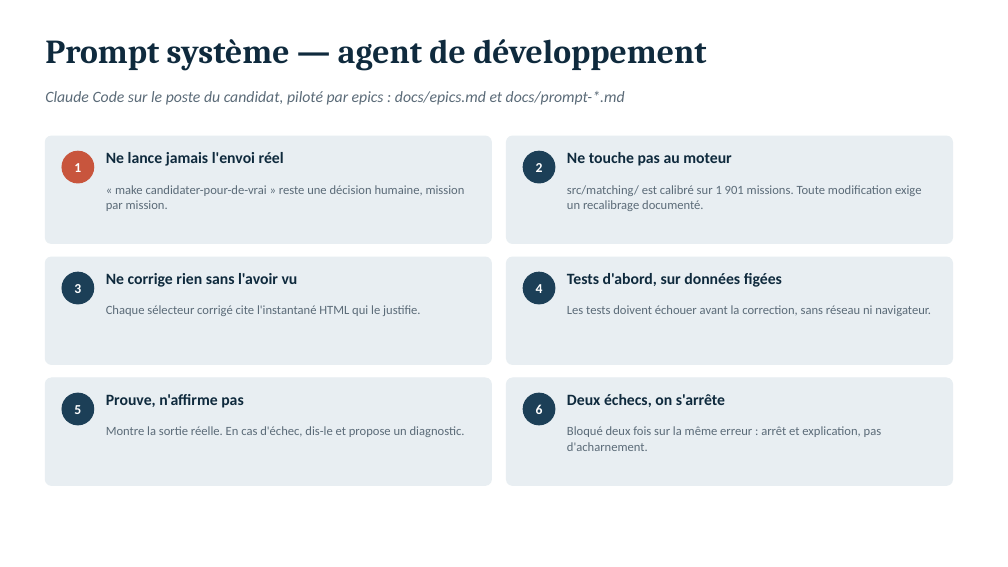
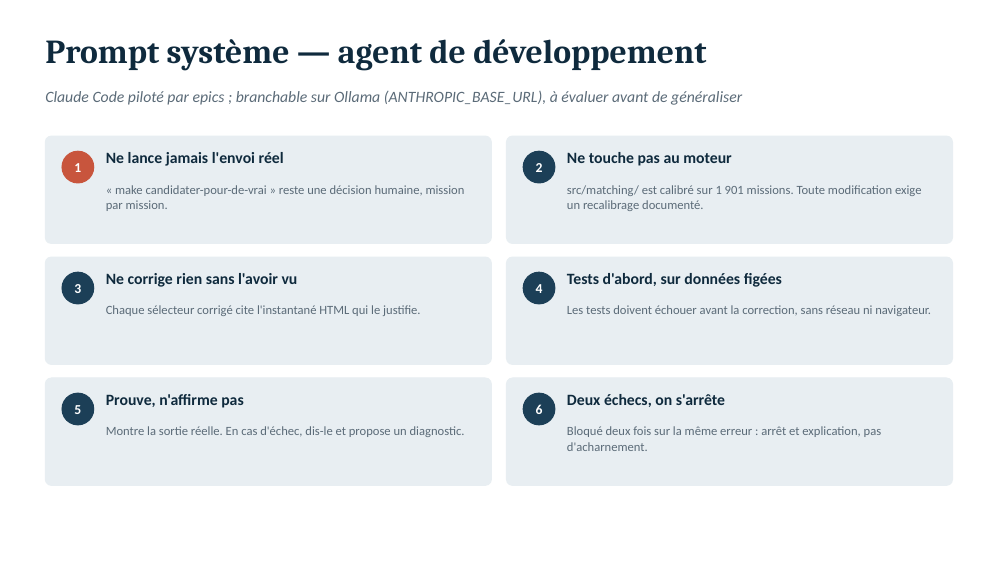
Before and after one commit to BEVTRADE/job-autopilot, a slide deck: slide 14 of docs/job-autopilot-architecture.pptx (slide 12 before the commit). Drawn at 1008x567 pixels with LibreOffice and Linux fonts; fonts in the diff are those of the drawing. Boxes give left, top, right and bottom in pixels: in the first picture for what was removed or moved away, otherwise in the second. Text is boxed around its words. In the diff, an @@ line names an element or a change of style, - is before the commit and + after.

```diff
--- a/docs/job-autopilot-architecture.pptx
+++ b/docs/job-autopilot-architecture.pptx
@@ text at (45, 91, 742, 105): text changed @@
-Claude Code sur le poste du candidat, piloté par epics : docs/epics.md et docs/prompt-*.md
+Claude Code piloté par epics ; branchable sur Ollama (ANTHROPIC_BASE_URL), à évaluer avant de généraliser
```
Also in this commit, not shown: 7 other slides changed, 2 slides added.
